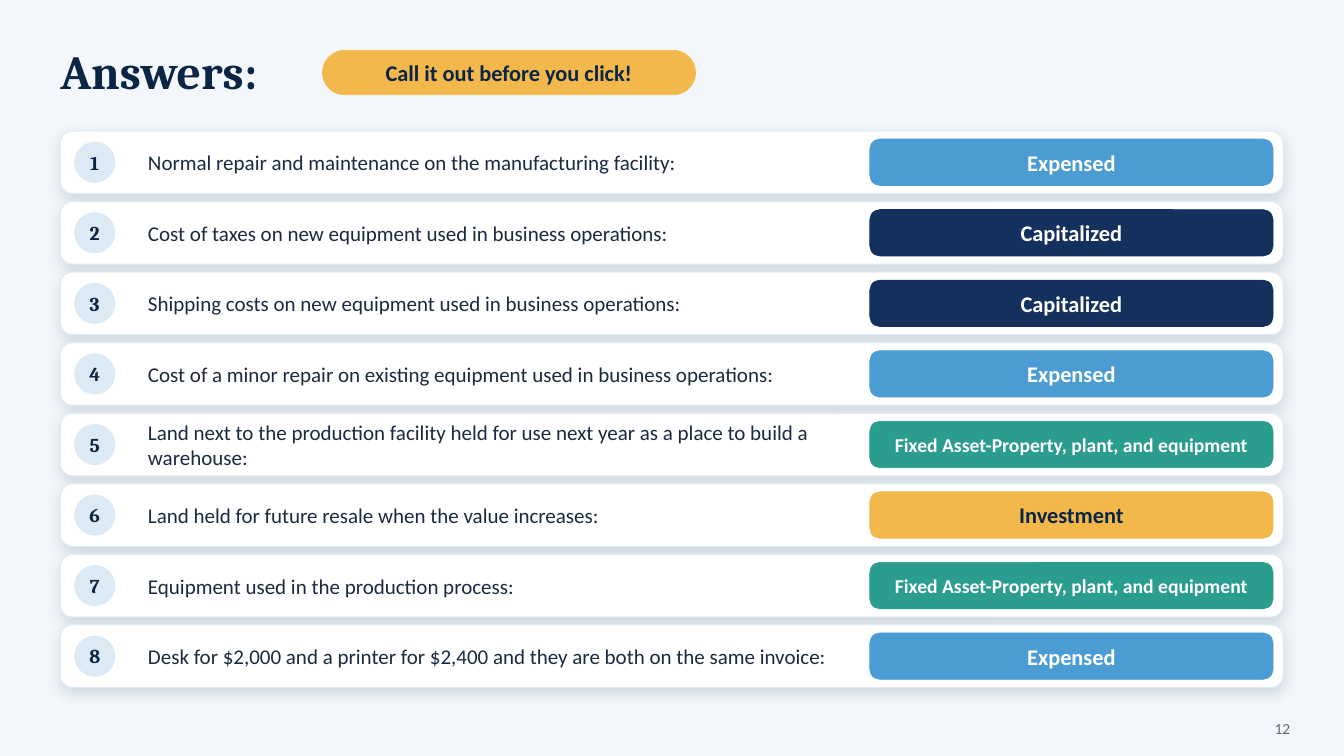
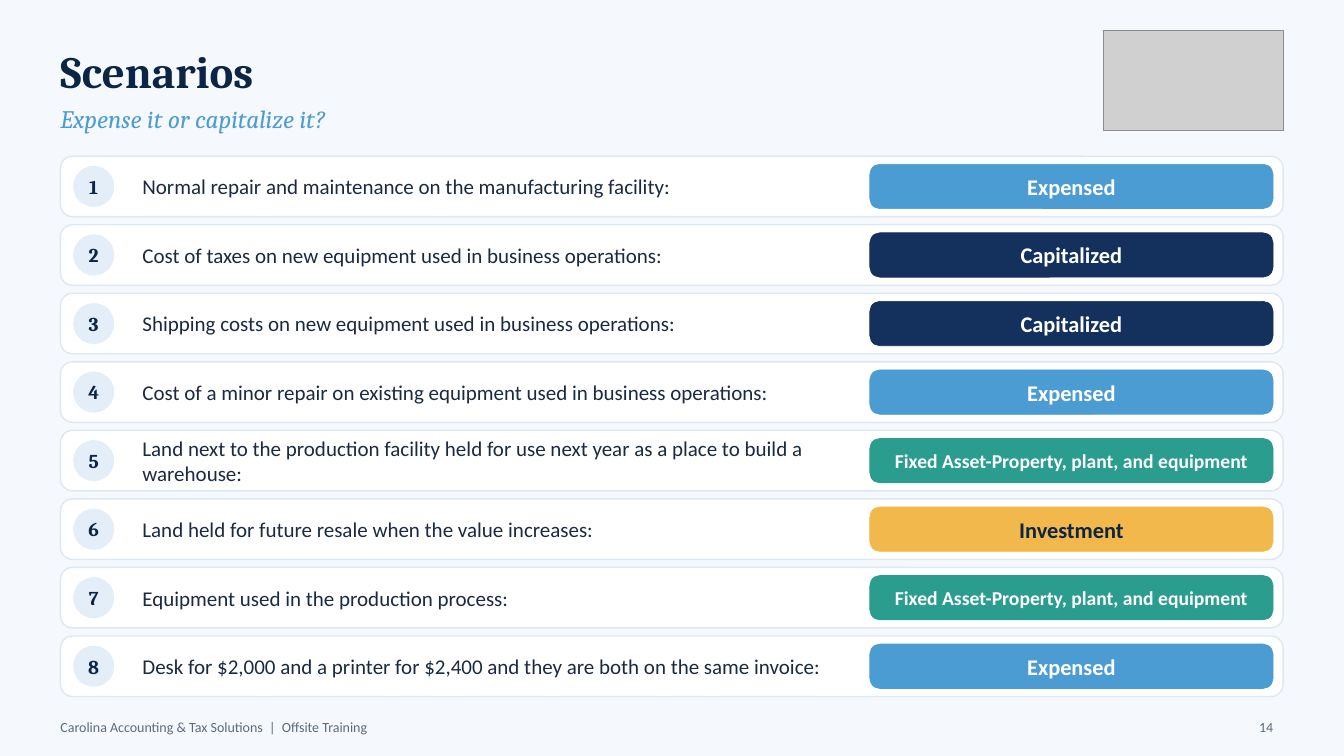
Before and after one commit to Hrishiv67/Ppapp, a slide deck: slide 14 of 2026-10-2_Presentation_-_Bijal_refreshed.pptx (slide 12 before the commit). Drawn at 1344x756 pixels with LibreOffice and Linux fonts; fonts in the diff are those of the drawing; grey boxes stand for pictures. Boxes give left, top, right and bottom in pixels: in the first picture for what was removed or moved away, otherwise in the second. Text is boxed around its words. In the diff, an @@ line names an element or a change of style, - is before the commit and + after.

```diff
--- a/2026-10-2_Presentation_-_Bijal_refreshed.pptx
+++ b/2026-10-2_Presentation_-_Bijal_refreshed.pptx
@@ background #F3F7FB to #F5F8FC @@
@@ text removed at <box>60,57,257,90</box> @@
-Answers:
@@ text added at <box>60,57,253,89</box>, 32 pt, text #0B2545, bold @@
+Scenarios
@@ rounded rectangle removed at <box>323,50,696,95</box> @@
-Call it out before you click!
@@ picture added at <box>1104,30,1284,131</box> @@
@@ text added at <box>60,110,325,134</box>, 18 pt, text #4B9CD3, italic @@
+Expense it or capitalize it?
@@ outline #E3ECF5 0.75 pt to #DDE8F2 1 pt; shadow off; proportions changed in 8 elements at <box>60,636,1284,697</box>, <box>60,568,1284,628</box>, <box>60,499,1284,560</box>, <box>60,431,1284,491</box>, <box>60,362,1284,422</box>, <box>60,293,1284,354</box>, <box>60,225,1284,285</box>, <box>60,156,1284,217</box> @@
@@ fill #DCEAF6 to #E3EEF8; outline #DCEAF6 0.5 pt to #E3EEF8 0.5 pt in 8 elements at <box>74,646,114,687</box>, <box>74,578,114,618</box>, <box>74,509,114,549</box>, <box>74,441,114,481</box>, <box>74,372,114,412</box>, <box>74,303,114,344</box>, <box>74,235,114,275</box>, <box>74,166,114,207</box> @@
@@ proportions changed in 8 elements at <box>870,644,1273,689</box>, <box>870,576,1273,620</box>, <box>870,507,1273,552</box>, <box>870,439,1273,483</box>, <box>870,370,1273,414</box>, <box>870,301,1273,346</box>, <box>870,233,1273,277</box>, <box>870,164,1273,209</box> @@
@@ 4 rounded rectangles, 1 ellipse: place and size @@
-4 rounded rectangles, 1 ellipse at <box>60,131,1284,264</box>
+4 rounded rectangles, 1 ellipse at <box>60,156,1284,285</box>
@@ 6 rounded rectangles, 3 ellipses: place and size @@
-6 rounded rectangles, 3 ellipses at <box>60,213,1284,476</box>
+6 rounded rectangles, 3 ellipses at <box>60,235,1284,491</box>
@@ 4 rounded rectangles, 2 ellipses: place and size @@
-4 rounded rectangles, 2 ellipses at <box>60,424,1284,617</box>
+4 rounded rectangles, 2 ellipses at <box>60,441,1284,628</box>
@@ 2 rounded rectangles, 2 ellipses: place and size @@
-2 rounded rectangles, 2 ellipses at <box>60,566,1284,688</box>
+2 rounded rectangles, 2 ellipses at <box>60,578,1284,697</box>
@@ text added at <box>60,722,367,735</box>, 10 pt, text #5B6B7F @@
+Carolina Accounting & Tax Solutions | Offsite Training
@@ page number added at <box>1259,723,1273,732</box>, 10 pt, text #5B6B7F @@
+14
@@ page number removed at <box>1275,724,1291,734</box> @@
-12
```
Also in this commit, not shown: 10 other slides changed, 5 slides added, 3 slides removed.
